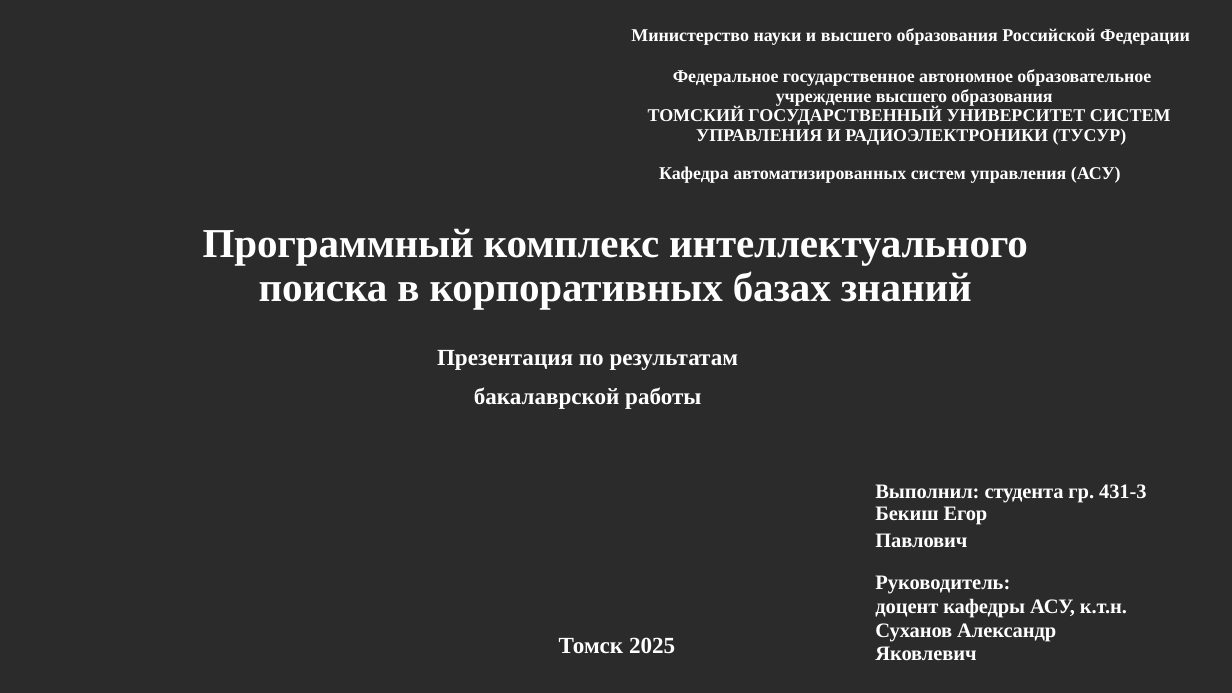
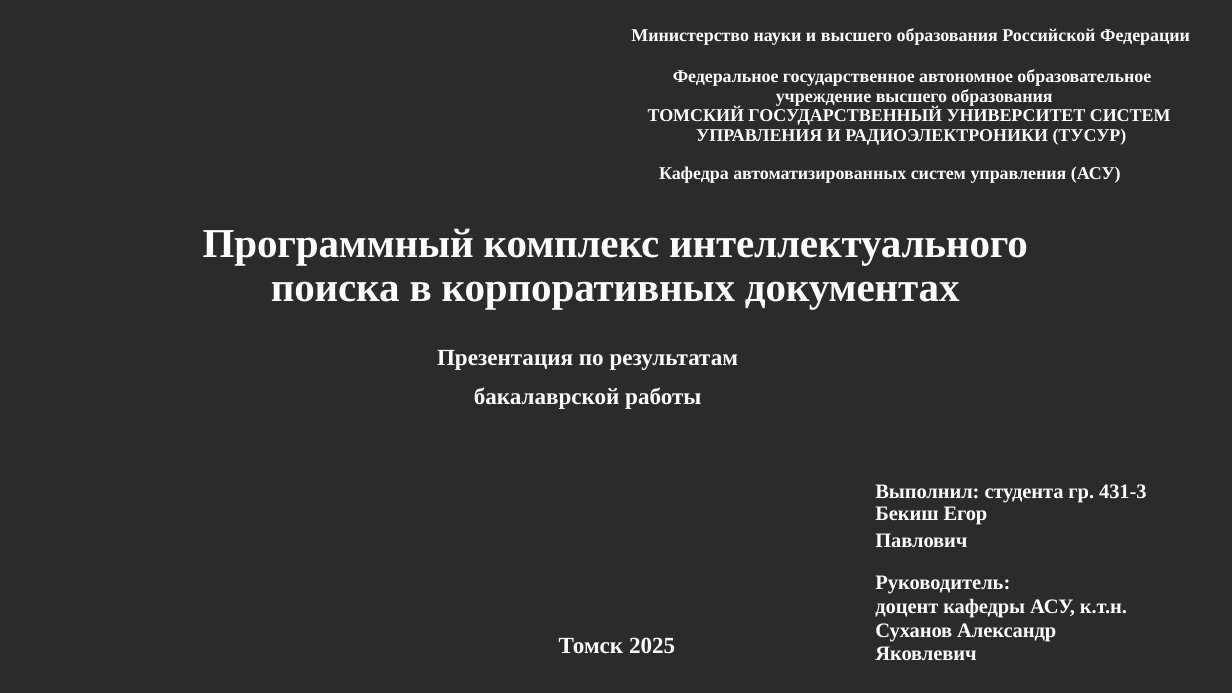
Before and after one commit to egorbeckish/Baccalaureate, a slide deck: slide 1 of 4 FOURTH COURSE/Semester 8/ДИПЛОМ/Отчеты/Презентация_Бекиш Е.П. 2025.pptx. Drawn at 1232x693 pixels with LibreOffice and Linux fonts; fonts in the diff are those of the drawing; background and template pictures are left out; a plain dark background stands for a picture behind light text. Boxes give left, top, right and bottom in pixels: in the first picture for what was removed or moved away, otherwise in the second. Text is boxed around its words. In the diff, an @@ line names an element or a change of style, - is before the commit and + after.

```diff
--- a/4 FOURTH COURSE/Semester 8/ДИПЛОМ/Отчеты/Презентация_Бекиш Е.П. 2025.pptx
+++ b/4 FOURTH COURSE/Semester 8/ДИПЛОМ/Отчеты/Презентация_Бекиш Е.П. 2025.pptx
@@ text at (203, 228, 1028, 309): text changed @@
-Программный комплекс интеллектуального поиска в корпоративных базах знаний
+Программный комплекс интеллектуального поиска в корпоративных документах
```
Also in this commit, not shown: 2 other slides changed, 1 slide added, 13 other files.
